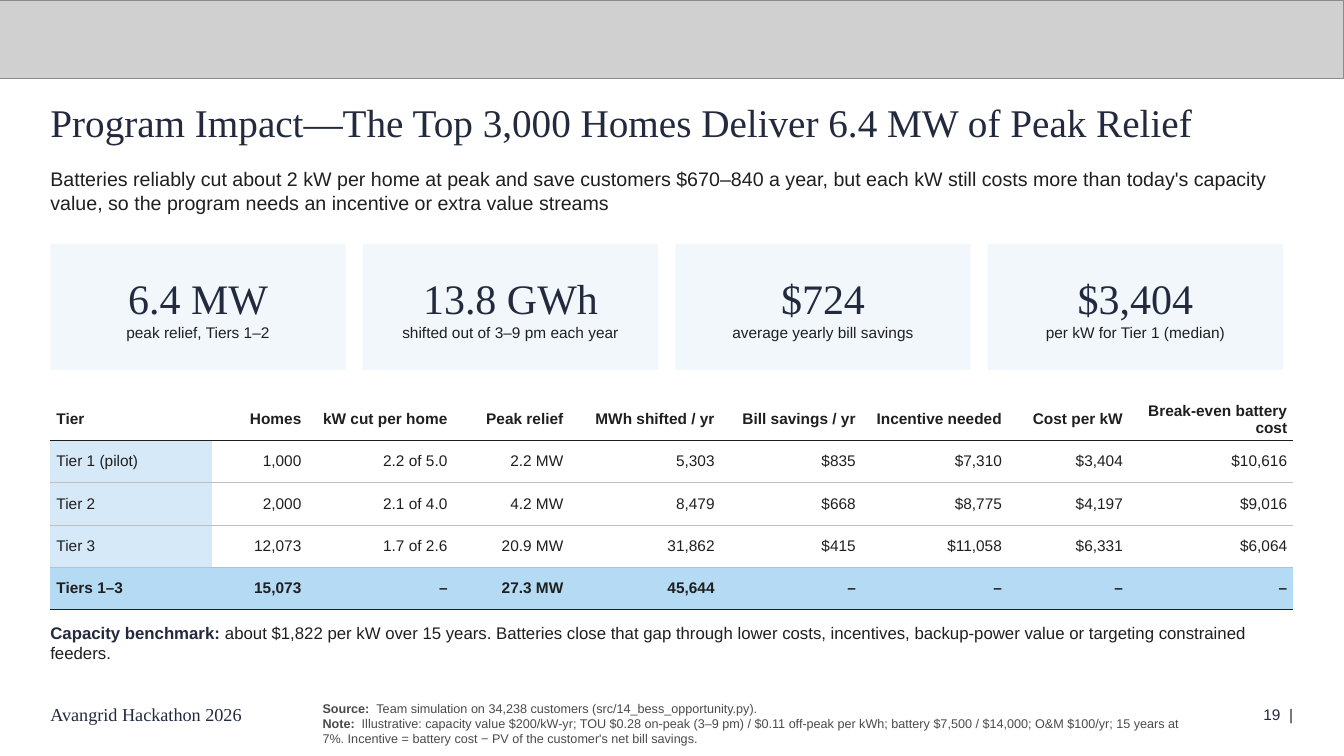
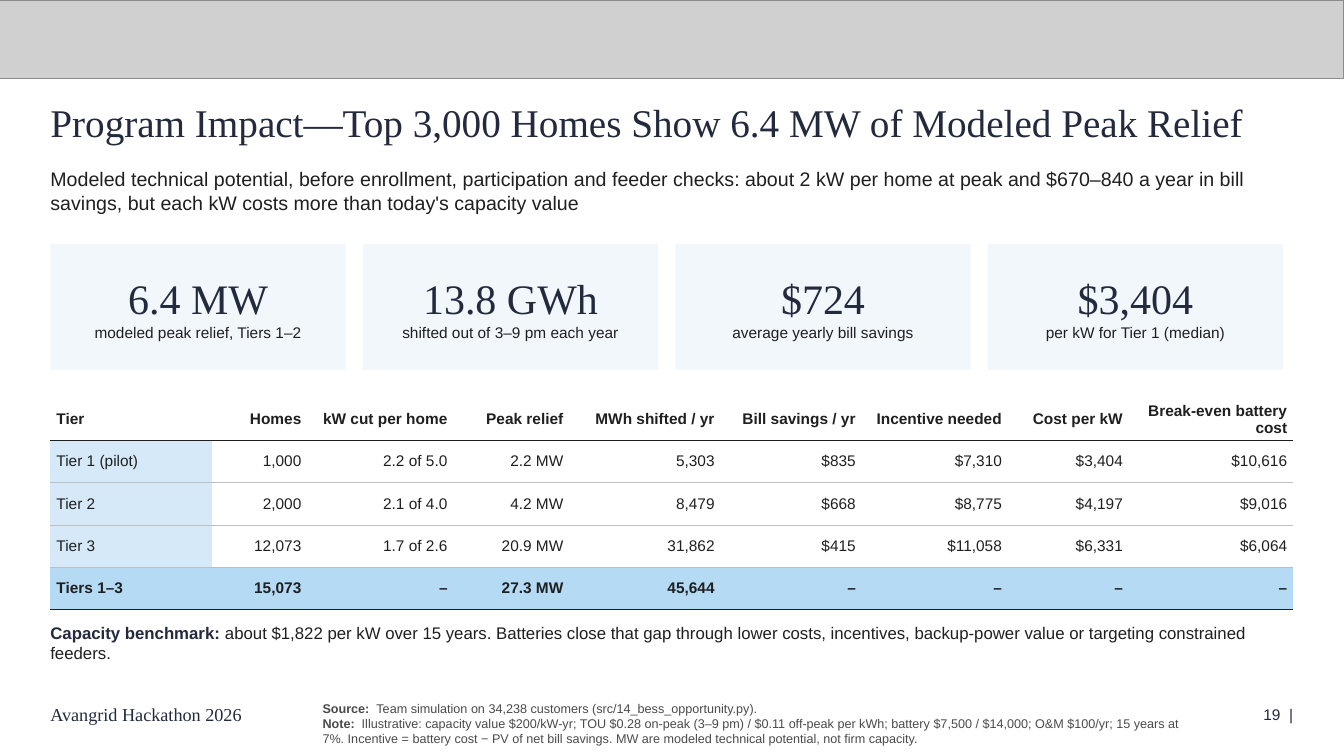
Before and after one commit to heidzehu/avangrid-hackathon-2026, a slide deck: slide 19 of deck/Final_Submission_DRAFT.pptx. Drawn at 1344x756 pixels with LibreOffice and Linux fonts; fonts in the diff are those of the drawing; grey boxes stand for pictures. Boxes give left, top, right and bottom in pixels: in the first picture for what was removed or moved away, otherwise in the second. Text is boxed around its words. In the diff, an @@ line names an element or a change of style, - is before the commit and + after.

```diff
--- a/deck/Final_Submission_DRAFT.pptx
+++ b/deck/Final_Submission_DRAFT.pptx
@@ title at (x1=50, y1=109, x2=1243, y2=145): text changed @@
-Program Impact—The Top 3,000 Homes Deliver 6.4 MW of Peak Relief
+Program Impact—Top 3,000 Homes Show 6.4 MW of Modeled Peak Relief
@@ text at (x1=50, y1=171, x2=1244, y2=214): text changed @@
-Batteries reliably cut about 2 kW per home at peak and save customers $670–840 a year, but each kW still costs more than today's capacity value, so the program needs an incentive or extra value streams
+Modeled technical potential, before enrollment, participation and feeder checks: about 2 kW per home at peak and $670–840 a year in bill savings, but each kW costs more than today's capacity value
@@ text in rectangle at (x1=95, y1=327, x2=301, y2=341): text changed @@
-peak relief, Tiers 1–2
+modeled peak relief, Tiers 1–2
@@ text at (x1=323, y1=718, x2=1179, y2=746): text changed @@
-Note: Illustrative: capacity value $200/kW-yr; TOU $0.28 on-peak (3–9 pm) / $0.11 off-peak per kWh; battery $7,500 / $14,000; O&M $100/yr; 15 years at 7%. Incentive = battery cost − PV of the customer's net bill savings.
+Note: Illustrative: capacity value $200/kW-yr; TOU $0.28 on-peak (3–9 pm) / $0.11 off-peak per kWh; battery $7,500 / $14,000; O&M $100/yr; 15 years at 7%. Incentive = battery cost − PV of net bill savings. MW are modeled technical potential, not firm capacity.
```
Also in this commit, not shown: 7 other slides changed, 2 other files.
